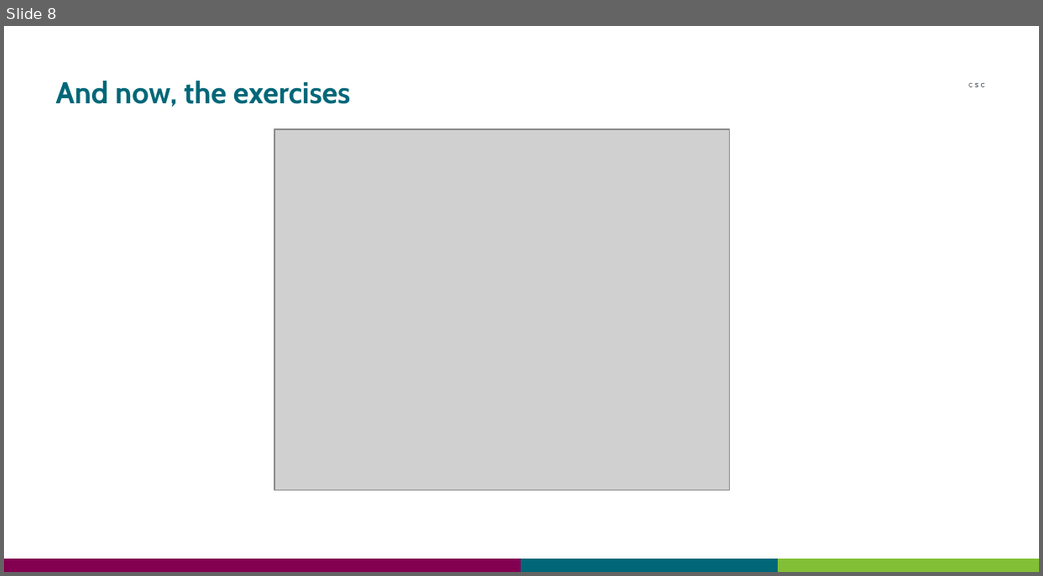
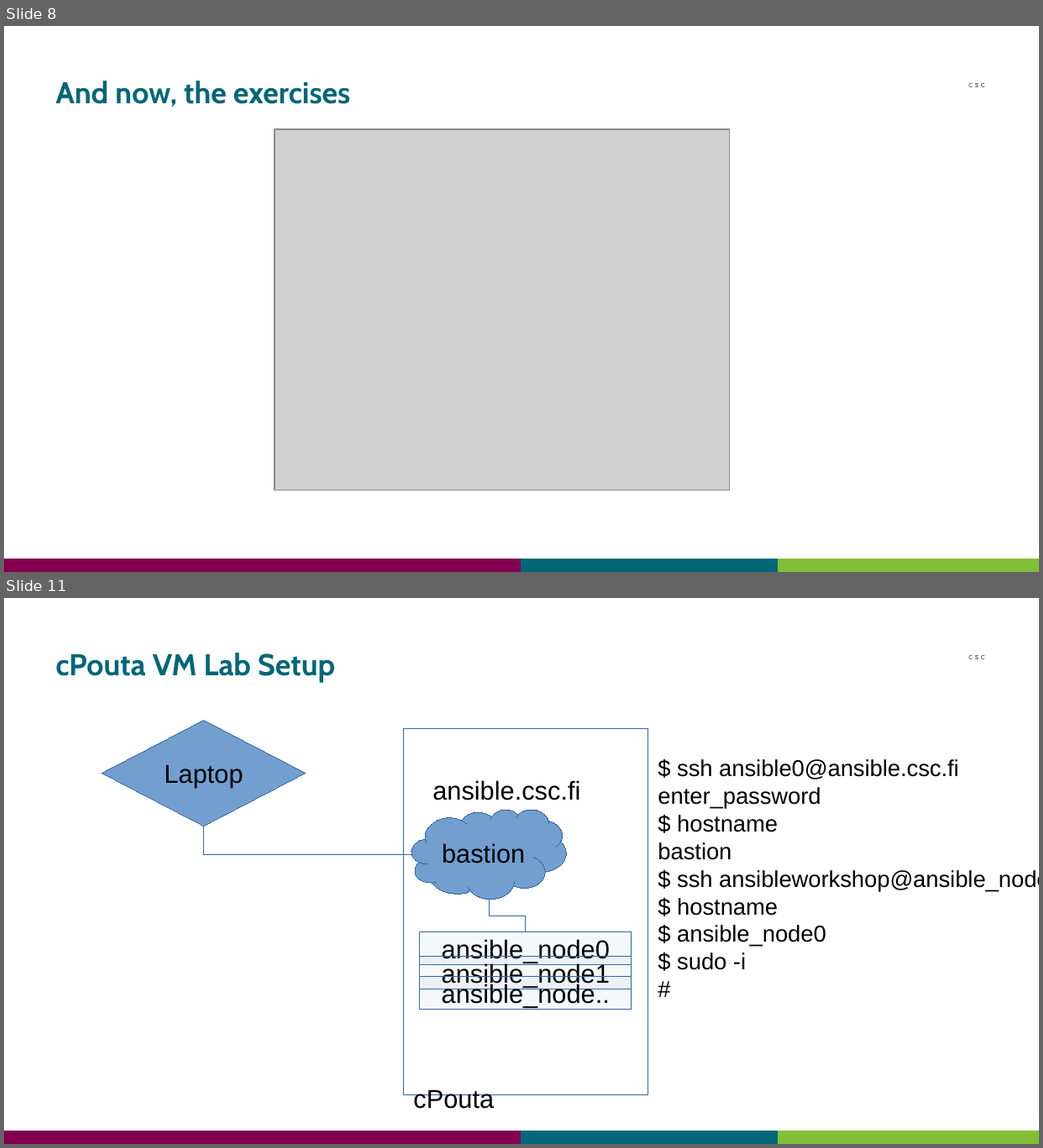
Before and after one commit to CSCfi/ansible-workshops, a slide deck: intro-workshop/Ansible_Intro_Workshop.odp. Shown one above the other, each under a label of ours: slide 8 before the commit, slides 8 and 11 after it; the slides between them are not shown. The pictures are 1043x576 and 1043x1148 pixels, drawn with LibreOffice and Linux fonts; fonts in the diff are those of the drawing; grey boxes stand for pictures. Boxes give left, top, right and bottom in pixels: in the first picture for what was removed or moved away, otherwise in the second. Text is boxed around its words. In the diff, an @@ line names an element or a change of style, - is before the commit and + after.

```diff
--- a/intro-workshop/Ansible_Intro_Workshop.odp
+++ b/intro-workshop/Ansible_Intro_Workshop.odp
@@ slide 11 added at (4, 598, 1039, 1144), background #FFFFFF; not listed: 4 template elements that a slide beside it also shows @@
@@ title added at (56, 653, 335, 682), 21 pt, text #006778, bold @@
+cPouta VM Lab Setup
@@ diamond added at (101, 720, 306, 826), fill #729FCF, outline #3465A4 0 pt, 18 pt, text #000000 @@
+Laptop
@@ rectangle added at (404, 728, 647, 1094), outline #3465A4 0 pt, 18 pt, text #000000 @@
+cPouta
@@ text added at (658, 759, 1039, 970), 16 pt, text #000000 @@
+$ ssh ansible0@ansible.csc.fi
+enter_password
+$ hostname
+bastion
+$ ssh ansibleworkshop@ansible_node0
+$ hostname
+$ ansible_node0
+$ sudo -i
+#
@@ text added at (432, 780, 580, 800), 18 pt, text #000000 @@
+ansible.csc.fi
@@ freeform shape added at (411, 811, 567, 900), fill #729FCF, outline #3465A4 0 pt, 18 pt, text #000000 @@
+bastion
@@ elbow line added from (204, 826) to (411, 855), #3465A4 0 pt @@
@@ elbow line added from (490, 900) to (526, 932), #3465A4 0 pt @@
@@ rectangle added at (420, 932, 632, 964), fill #729FCF at 7% opacity, outline #3465A4 0 pt, 18 pt, text #000000 @@
+ansible_node0
@@ rectangle added at (420, 956, 632, 988), fill #729FCF at 7% opacity, outline #3465A4 0 pt, 18 pt, text #000000 @@
+ansible_node1
@@ rectangle added at (420, 977, 632, 1009), fill #729FCF at 7% opacity, outline #3465A4 0 pt, 18 pt, text #000000 @@
+ansible_node..
```
Also in this commit, not shown: 1 slide changed, 9 other slides added.
